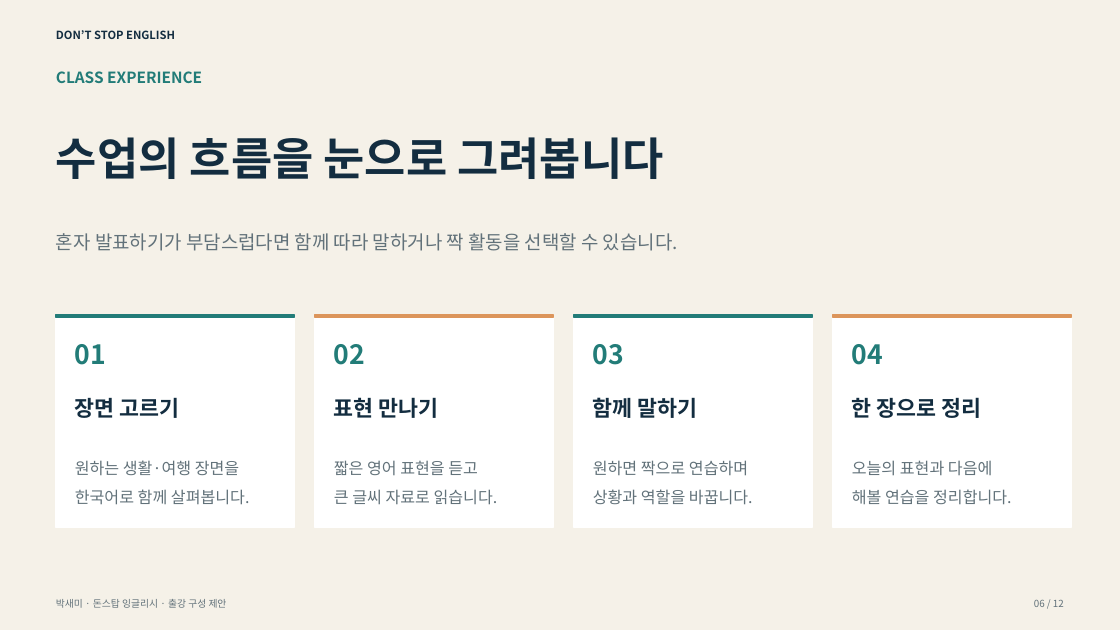
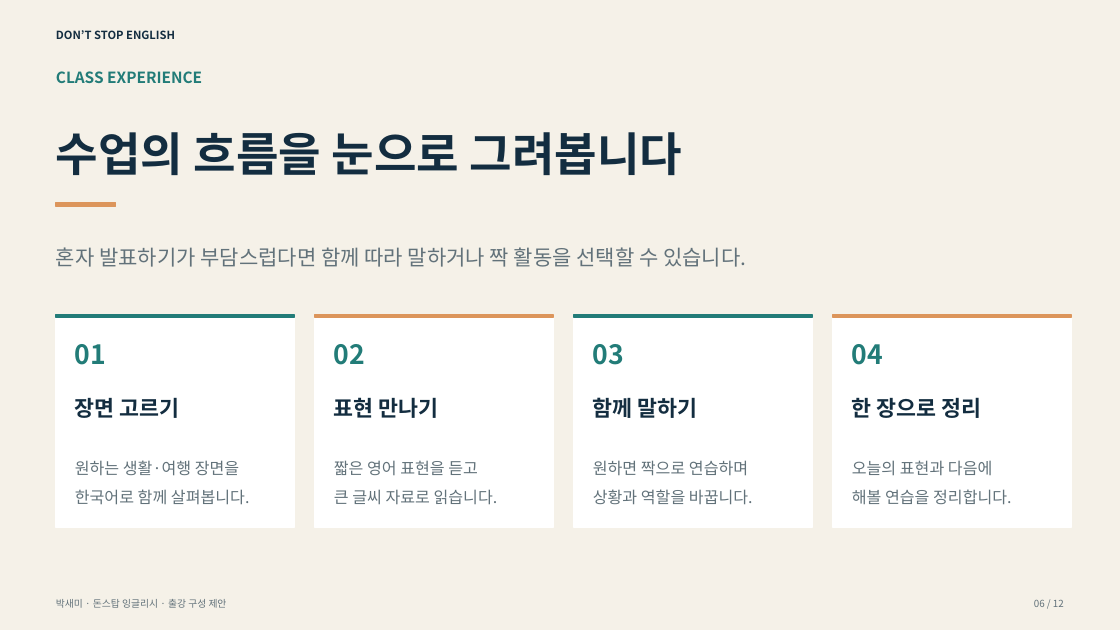
Before and after one commit to jty0221-dot/harangmarketing, a slide deck: slide 6 of public/dontstop-lecture/proposal-institution.pptx. Drawn at 1120x630 pixels with LibreOffice and Linux fonts; fonts in the diff are those of the drawing. Boxes give left, top, right and bottom in pixels: in the first picture for what was removed or moved away, otherwise in the second. Text is boxed around its words. In the diff, an @@ line names an element or a change of style, - is before the commit and + after.

```diff
--- a/public/dontstop-lecture/proposal-institution.pptx
+++ b/public/dontstop-lecture/proposal-institution.pptx
@@ text "수업의 흐름을 눈으로 그려봅니다" at [56,132,683,175]: size 38.4 to 39.6 pt @@
@@ rectangle added at [56,202,116,207], fill #DC955B, outline #DC955B 1 pt @@
@@ text "혼자 발표하기가 부담스럽다면 함께 따라 ...": place and size @@
-text "혼자 발표하기가 부담스럽다면 함께 따라 ..." at [56,233,677,251]
+text "혼자 발표하기가 부담스럽다면 함께 따라 ..." at [56,247,746,267]
@@ text "혼자 발표하기가 부담스럽다면 함께 따라 ..." at [56,247,746,267]: size 16.2 to 18 pt @@
```
Also in this commit, not shown: 7 other slides changed, 9 other files.
